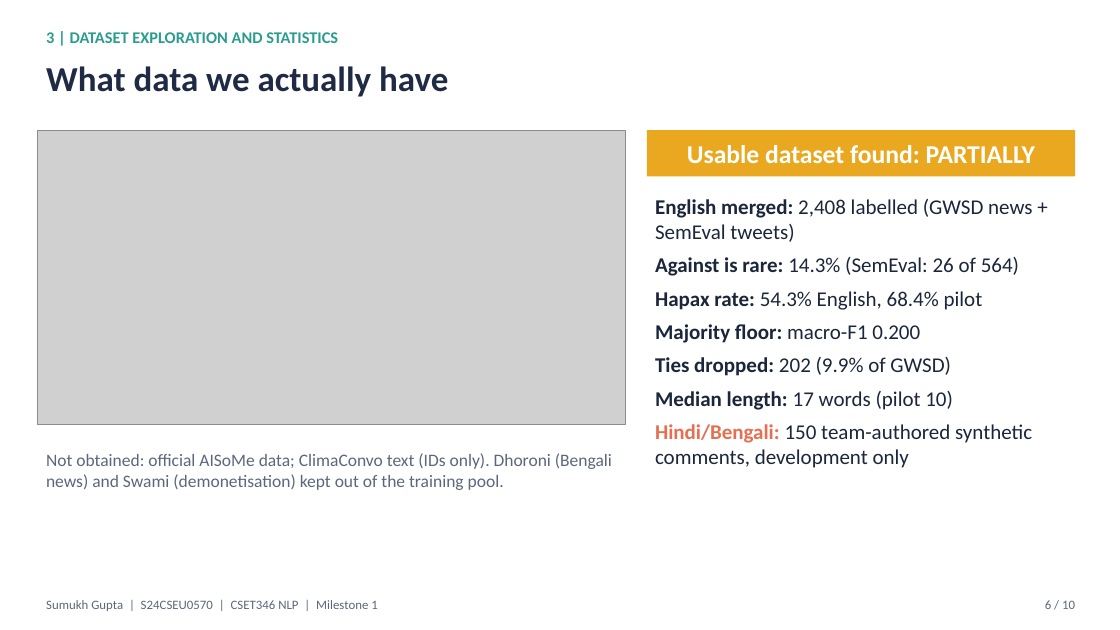
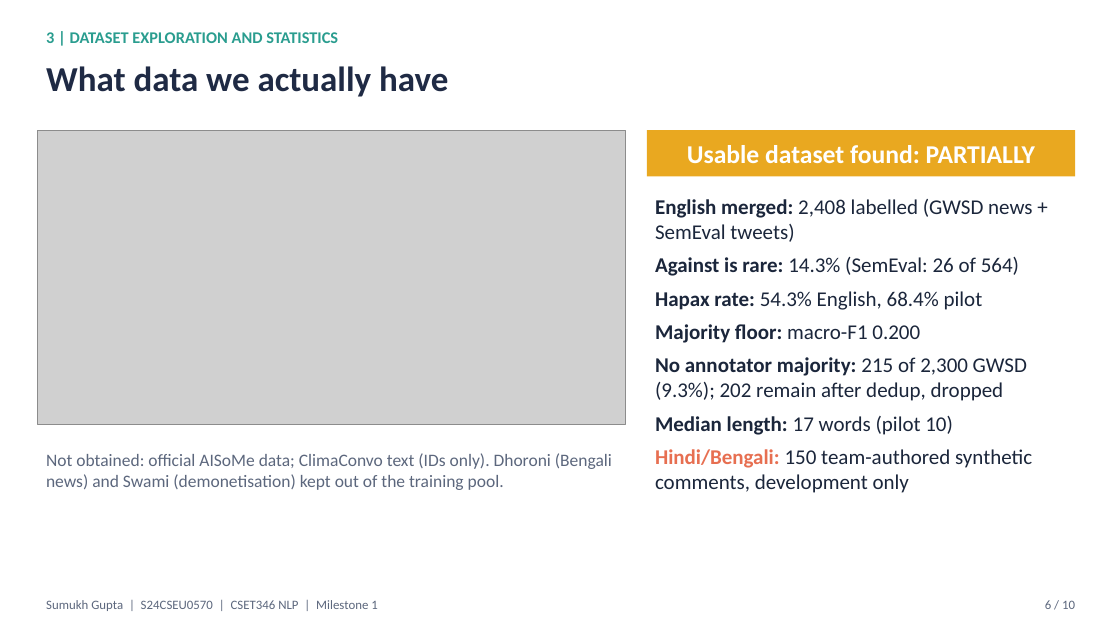
Before and after one commit to sumukh-dgaf/indic-climate-stance, a slide deck: slide 6 of outputs/Milestone1_Sumukh_S24CSEU0570.pptx. Drawn at 1120x630 pixels with LibreOffice and Linux fonts; fonts in the diff are those of the drawing; grey boxes stand for pictures. Boxes give left, top, right and bottom in pixels: in the first picture for what was removed or moved away, otherwise in the second. Text is boxed around its words. In the diff, an @@ line names an element or a change of style, - is before the commit and + after.

```diff
--- a/outputs/Milestone1_Sumukh_S24CSEU0570.pptx
+++ b/outputs/Milestone1_Sumukh_S24CSEU0570.pptx
@@ text at (655,357,1027,401): text changed @@
-Ties dropped: 202 (9.9% of GWSD)
+No annotator majority: 215 of 2,300 GWSD (9.3%); 202 remain after dedup, dropped
```
Also in this commit, not shown: 4 other slides changed, 1 other file.
